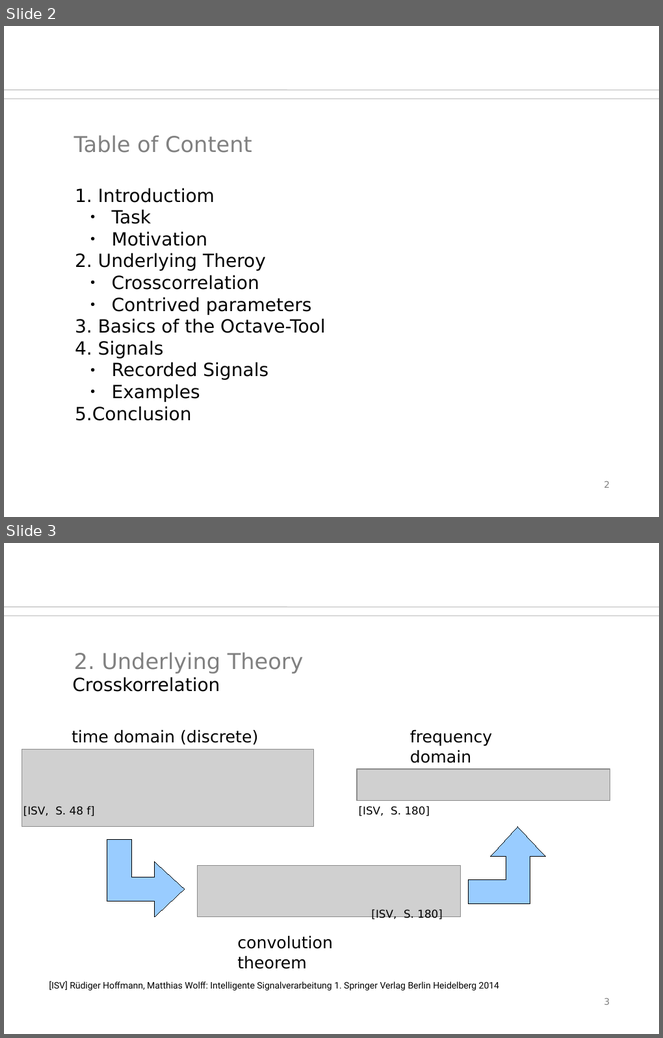
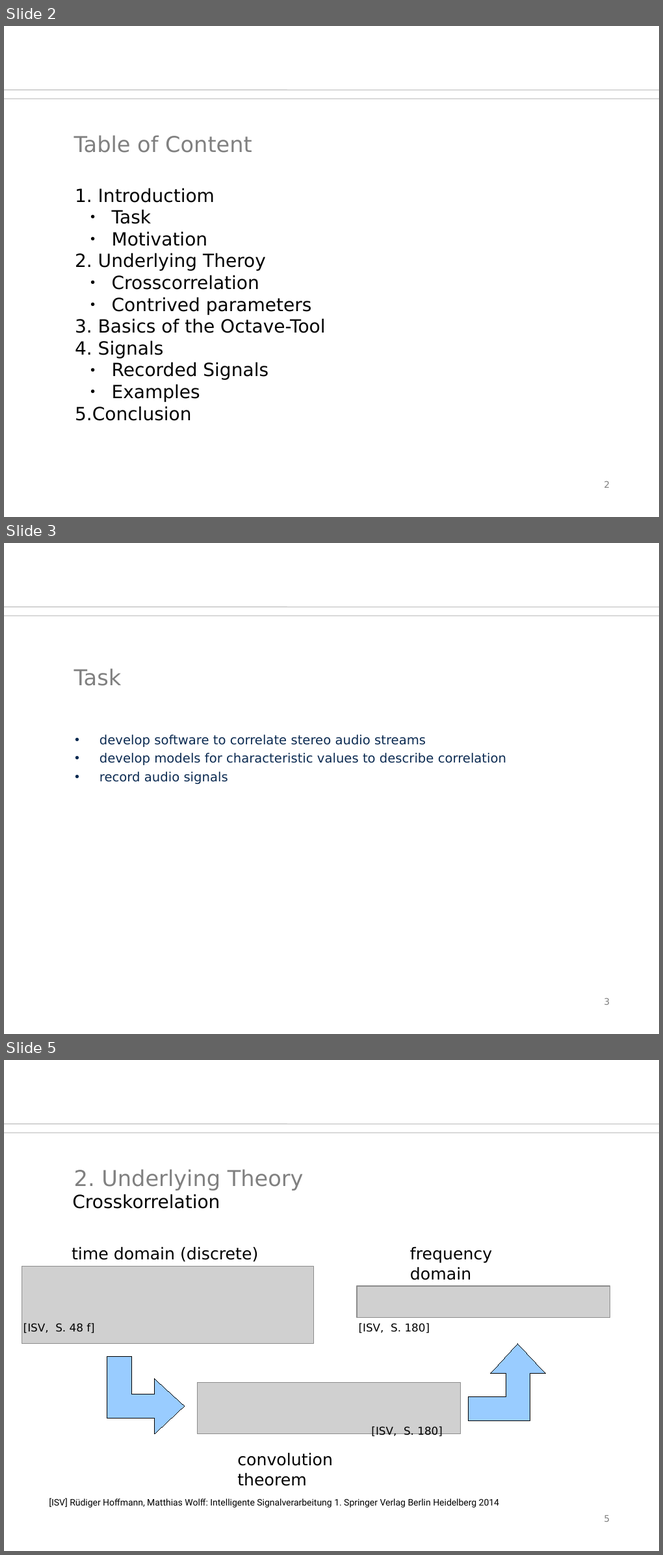
Before and after one commit to orgarten/Hauptseminar, a slide deck: Präsentation/btwf.odp. Shown one above the other, each under a label of ours: slides 2 and 3 before the commit, slides 2, 3 and 5 after it; the slides between them are not shown. The pictures are 663x1038 and 663x1555 pixels, drawn with LibreOffice and Linux fonts; fonts in the diff are those of the drawing; grey boxes stand for pictures; background and template pictures are left out. Boxes give left, top, right and bottom in pixels: in the first picture for what was removed or moved away, otherwise in the second. Text is boxed around its words. In the diff, an @@ line names an element or a change of style, - is before the commit and + after.

```diff
--- a/Präsentation/btwf.odp
+++ b/Präsentation/btwf.odp
@@ slide 3 added at <box>4,543,659,1034</box>, background #FFFFFF; not listed: 2 template elements that a slide beside it also shows @@
@@ title added at <box>74,668,121,686</box>, 24 pt, text #808080 @@
+Task
@@ text added at <box>100,735,506,784</box>, 14 pt, text #0B2A51 @@
+• develop software to correlate stereo audio streams
+• develop models for characteristic values to describe correlation
+• record audio signals
@@ page number added at <box>604,998,610,1005</box>, 10 pt, text #808080 @@
+3
@@ what was slide 3 is now slide 5 @@
@@ page number at <box>604,1516,610,1522</box>: text changed @@
-3
+5
```
Also in this commit, not shown: 1 slide changed, 2 other slides added, 2 other files.
